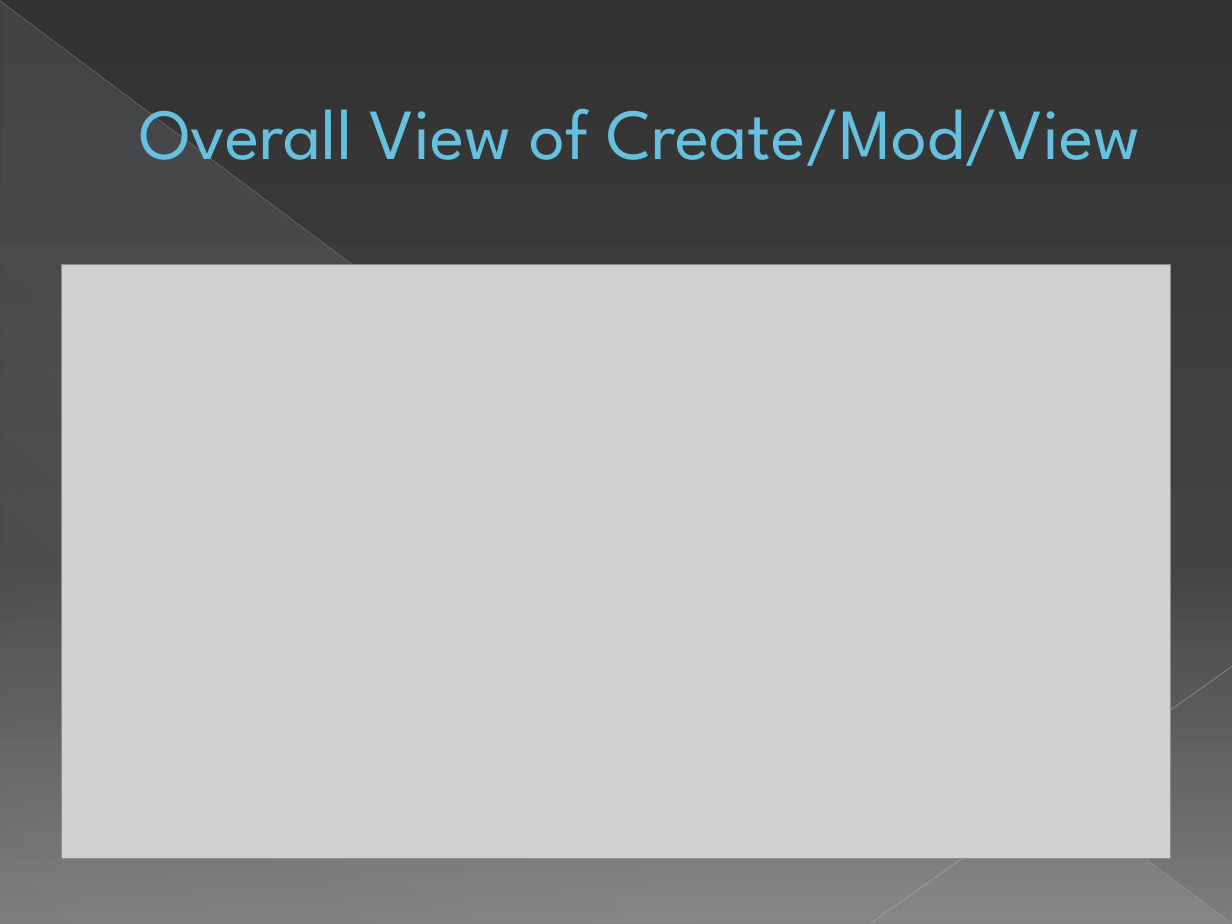
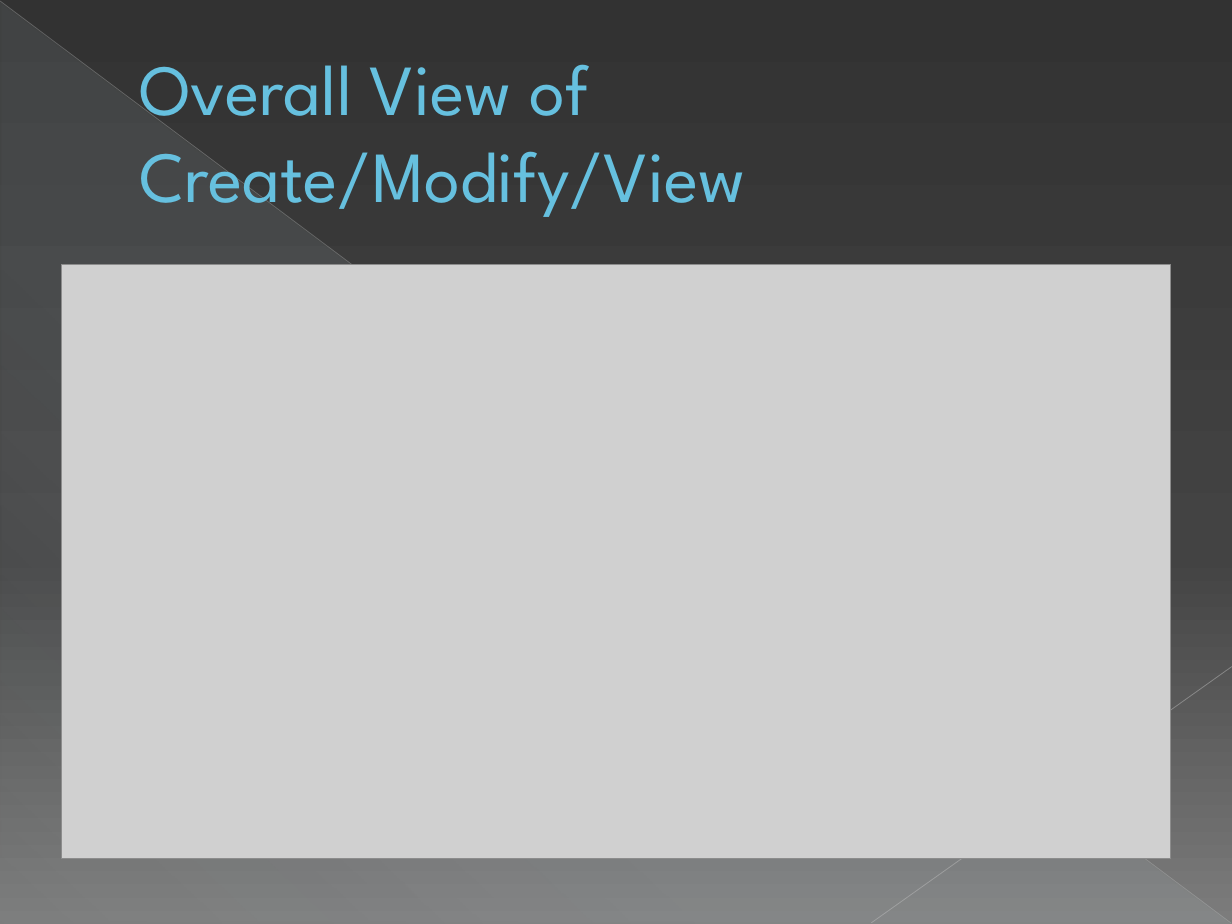
Before and after one commit to sweenr/odbc2kml, a slide deck: slide 12 of docs/ODBC2KML Requrements Meeting.pptx. Drawn at 1232x924 pixels with LibreOffice and Linux fonts; fonts in the diff are those of the drawing; grey boxes stand for pictures. Boxes give left, top, right and bottom in pixels: in the first picture for what was removed or moved away, otherwise in the second. Text is boxed around its words. In the diff, an @@ line names an element or a change of style, - is before the commit and + after.

Commit message:
Updated the slide titles

```diff
--- a/docs/ODBC2KML Requrements Meeting.pptx
+++ b/docs/ODBC2KML Requrements Meeting.pptx
@@ title at (139, 64, 746, 223): text changed @@
-Overall View of Create/Mod/View
+Overall View of Create/Modify/View
```
Also in this commit, not shown: 1 other slide changed.
